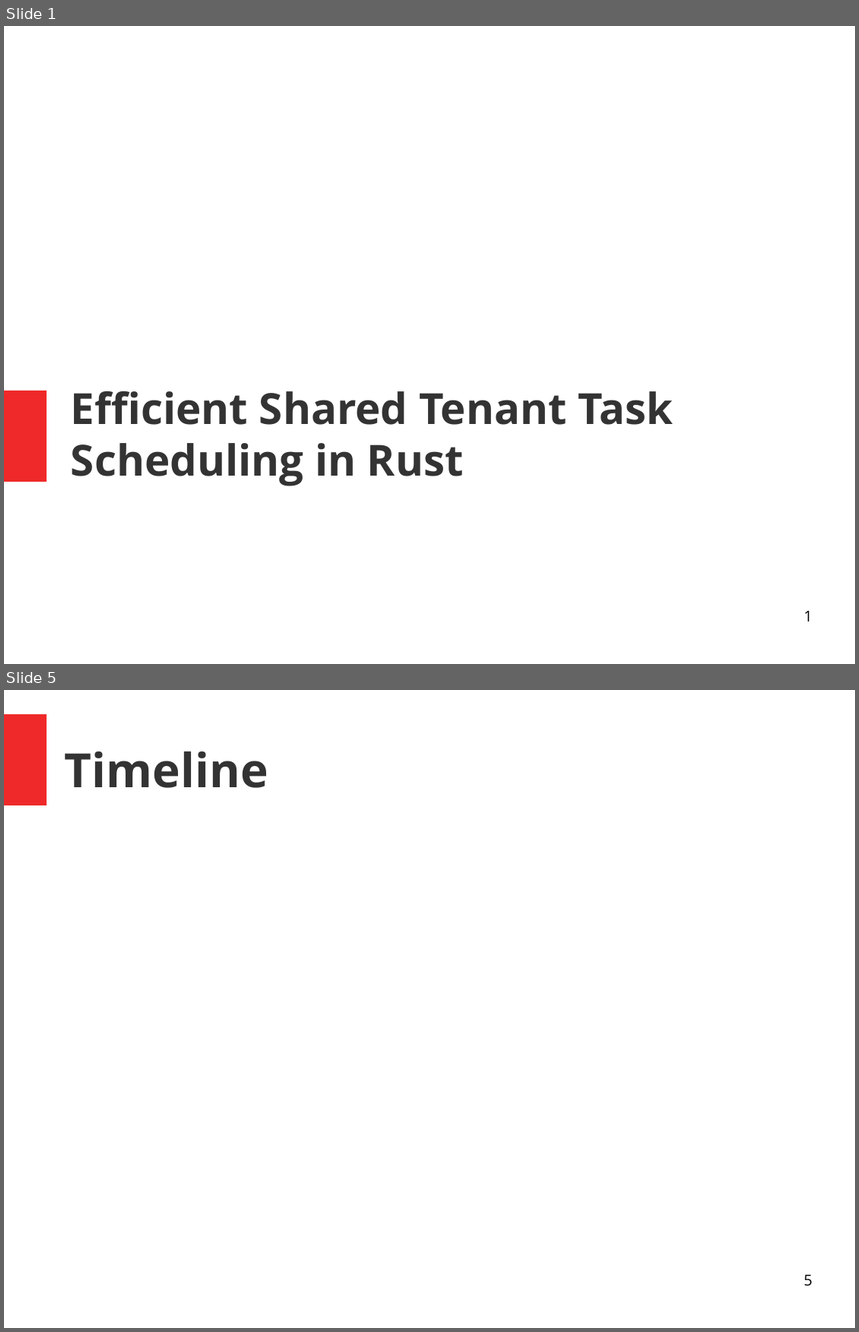
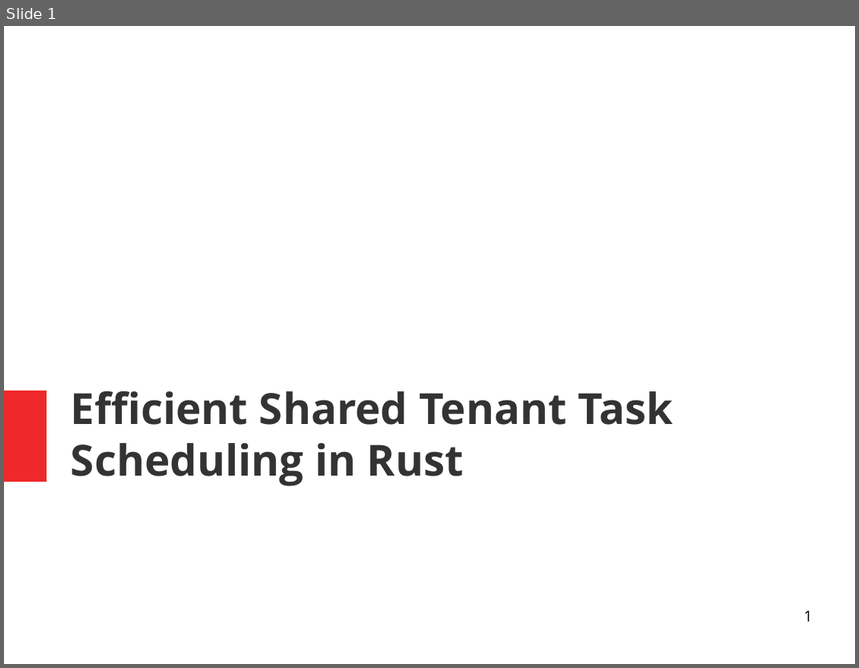
Before and after one commit to aaronlangford31/scheduler, a slide deck: docs/presentations/proj_background.odp. Shown one above the other, each under a label of ours: slides 1 and 5 before the commit, slide 1 after it; the slides between them are not shown. The pictures are 859x1332 and 859x668 pixels, drawn with LibreOffice and Linux fonts; fonts in the diff are those of the drawing. Boxes give left, top, right and bottom in pixels: in the first picture for what was removed or moved away, otherwise in the second. Text is boxed around its words. In the diff, an @@ line names an element or a change of style, - is before the commit and + after.

```diff
--- a/docs/presentations/proj_background.odp
+++ b/docs/presentations/proj_background.odp
@@ slide 5 removed at [4, 690, 855, 1328], background #FFFFFF @@
@@ rectangle removed at [4, 714, 47, 805] @@
@@ title removed at [65, 752, 268, 788] @@
-Timeline
@@ page number removed at [804, 1275, 813, 1287] @@
-5
```
Also in this commit, not shown: 3 slides changed, 6 slides added, 1 other file.
